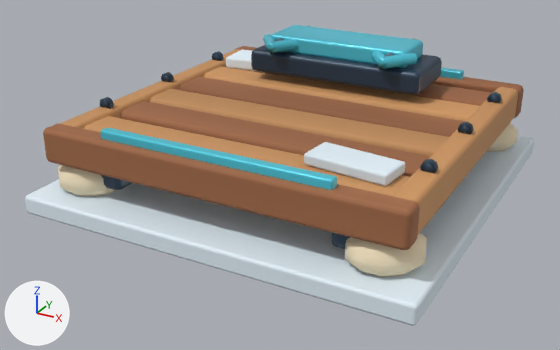
An edit to the glTF model HavenlineGodot/assets/stations_v2/pad_input.glb, drawn before and after from the same camera.
One viewpoint serves both versions: a 50 mm camera at (1.75, -3.42, 1.65) aimed at (-0.05, -0.15, 0.02). The axes (+X, +Y, +Z) are drawn at lower left. The lights are the same throughout. The older version comes first. Vertices at exactly the same position are counted once.

The first picture shows 'pad_input'.
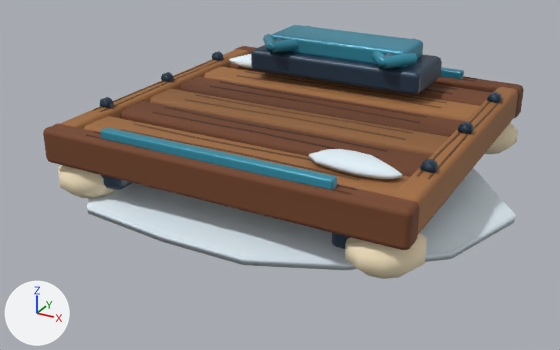
Pixel boxes [x1, y1, x2, y2] of what changed, in the pictures (560 x 350 px):
'pad_input', reshaped (16% shorter): before [25, 25, 534, 326]; after [43, 25, 524, 279]
part 1 of me_pad_input, rebuilt: before [25, 135, 534, 326]; after [87, 168, 515, 270]
part 2 of me_pad_input, rebuilt: before [226, 50, 261, 72]; after [229, 54, 252, 69]
part 3 of me_pad_input, rebuilt (8% narrower, 31% shorter): before [304, 142, 405, 186]; after [309, 149, 402, 179]
part 4 of me_pad_input, added: after [86, 57, 504, 195]
part 5 of me_pad_input, recoloured (darker): [43, 25, 524, 250] in both

Patch to the scene script:
```diff
--- a/HavenlineGodot/assets/stations_v2/pad_input.glb.py
+++ b/HavenlineGodot/assets/stations_v2/pad_input.glb.py
@@ me_pad_input @@
 # used by ob_pad_input; location = (0.0, 0.0, 0.0)
-me_pad_input.from_pydata(...)  # 1436 vertices, 2756 faces; spans x -1.01..1.01, y -1.01..1.01, z -0.06..0.62
+me_pad_input.from_pydata(...)  # 2441 vertices, 4550 faces; spans x -1.0..1.14, y -0.96..1.08, z -0.11..0.62
+# me_pad_input part 1: the loose piece of 56 vertices spanning x -1.01..1.01, y -1.01..1.01, z -0.06..0.04 is rebuilt with 99 vertices and now spans x -1.0..1.14, y -0.96..1.08, z -0.11..0.08
+# me_pad_input part 2: the loose piece of 56 vertices spanning x -0.78..-0.18, y 0.45..0.71, z 0.35..0.42 is rebuilt with 86 vertices and now spans x -0.76..-0.15, y 0.47..0.7, z 0.34..0.43
+# me_pad_input part 3: the loose piece of 56 vertices spanning x 0.35..0.77, y -0.72..-0.5, z 0.35..0.41 is rebuilt with 86 vertices and now spans x 0.36..0.78, y -0.7..-0.51, z 0.34..0.41
+# me_pad_input part 4: 902 vertices added at x -0.89..0.89, y -0.89..0.89, z 0.34..0.37
+# me_pad_input part 5: 1532 kept faces spanning x -0.93..0.93, y -0.92..0.92, z 0.19..0.62 get new vertex colours
 me_pad_input.materials.append(mat_hl_snow)
```
